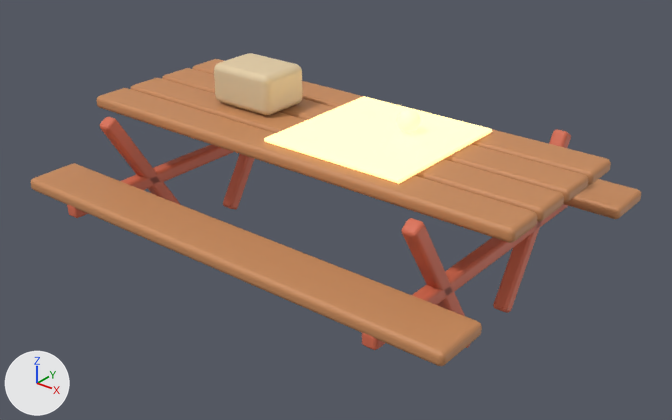
Before and after pictures for a commit that changed the glTF model public/models/picnic_table.glb.
The view is the same before and after, from a camera (50 mm lens) standing at (2.8, -3.46, 2.49) and looking at (0.06, -0.04, 0.37). The lights are fixed; the arrows at lower left show +X, +Y and +Z. The older version comes first. Where no turn or scale is listed for an object, it has been applied to the vertices. Vertices at exactly the same position are counted once.

Objects in the first picture: 'picnic_table'.
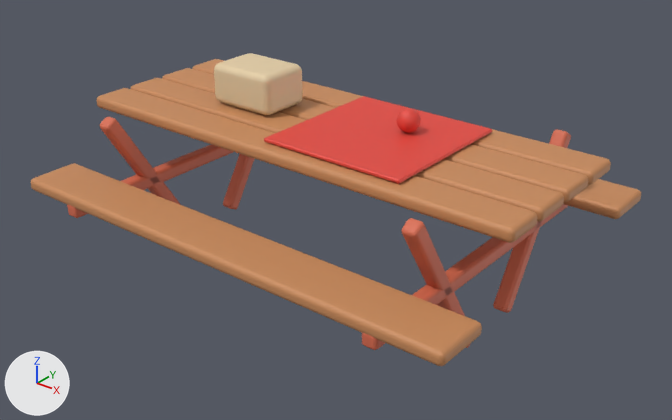
Location of each change, (x1, y1, x2, y2) in pixels of the pictures (672 x 420 px; the box of a moved part takes in the faces that stretch with it):
part 1 of me_picnic_table_002, moved or reshaped
    both: (396, 108, 421, 133)
part 2 of me_picnic_table_002, surface changed (white to red)
    both: (260, 66, 496, 190)

What the commit changed:
me_picnic_table_002 has 2114 vertices, 4168 faces and spans x -1.3..1.3, y -0.95..0.95, z -0.53..0.53.
me_picnic_table_002 is used by ob_picnic_table; location (0.0, 0.0, 0.511).
me_picnic_table_002 part 1: 114 of 2114 vertices moved; they spanned x 0.34..0.46, y 0.04..0.16, z 0.33..0.45 and now span x 0.34..0.46, y 0.04..0.16, z 0.33..0.45; mean shift (0.0, 0.0, 0.0); largest move (0.4, 0.1, 0.45) -> (0.4, 0.1, 0.33).
me_picnic_table_002 part 2: 4007 kept faces spanning x -1.3..1.3, y -0.95..0.95, z -0.53..0.53 get new texture (UV) coordinates.
